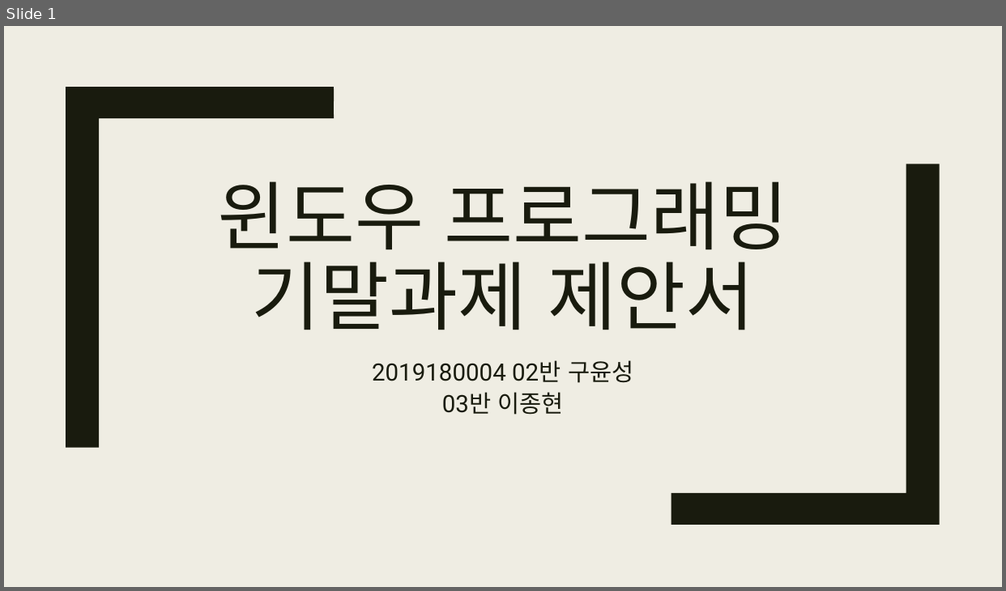
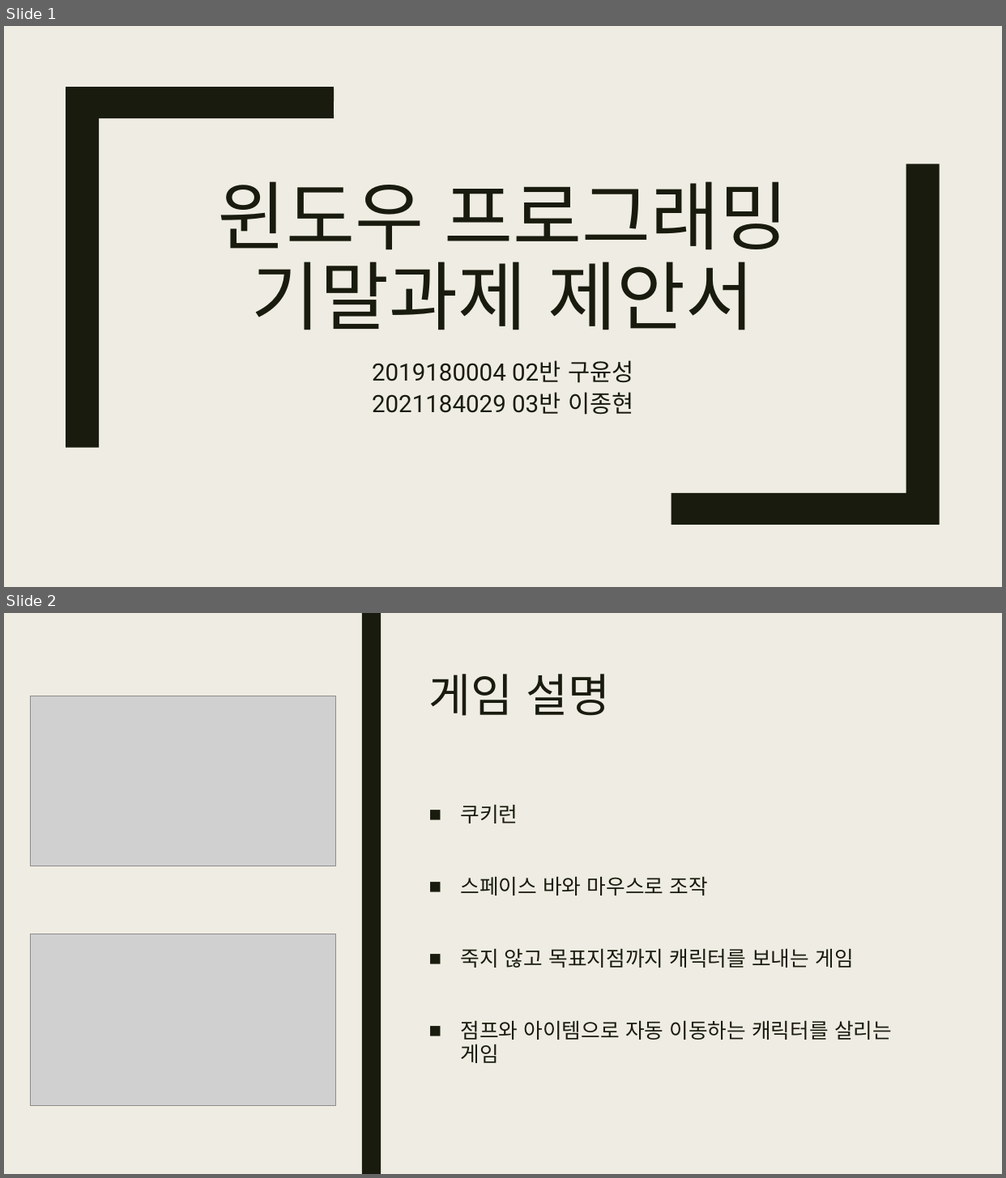
Before and after one commit to yungaeng/WindowProgrammingFinal, a slide deck: 기말 프로젝트 제안서.pptx. Shown one above the other, each under a label of ours: slide 1 before the commit, slides 1 and 2 after it. The pictures are 1006x591 and 1006x1178 pixels, drawn with LibreOffice and Linux fonts; fonts in the diff are those of the drawing; grey boxes stand for pictures. Boxes give left, top, right and bottom in pixels: in the first picture for what was removed or moved away, otherwise in the second. Text is boxed around its words. In the diff, an @@ line names an element or a change of style, - is before the commit and + after.

```diff
--- a/기말 프로젝트 제안서.pptx
+++ b/기말 프로젝트 제안서.pptx
@@ slide 2 added at [4,613,1002,1174], background #EFEDE3 @@
@@ rectangle added at [4,613,1002,1174], fill #EFEDE3 @@
@@ rectangle added at [43,613,62,1174], fill #191B0E @@
@@ rectangle added at [362,613,381,1174], fill #191B0E @@
@@ title added at [429,674,610,716], 44 pt, text #191B0E @@
+게임 설명
@@ picture added at [30,696,335,866] @@
@@ text added at [460,804,892,1063], 20 pt, text #191B0E @@
+■ 쿠키런
+■ 스페이스 바와 마우스로 조작
+■ 죽지 않고 목표지점까지 캐릭터를 보내는 게임
+■ 점프와 아이템으로 자동 이동하는 캐릭터를 살리는 게임
@@ picture added at [30,935,335,1106] @@
@@ slide 1 changed as well @@
@@ subtitle at [372,392,633,415]: text changed @@
-03반 이종현
+2021184029 03반 이종현
```
Also in this commit, not shown: 2 other slides changed, 2 other slides added, 5 slides removed, 5 other files.
